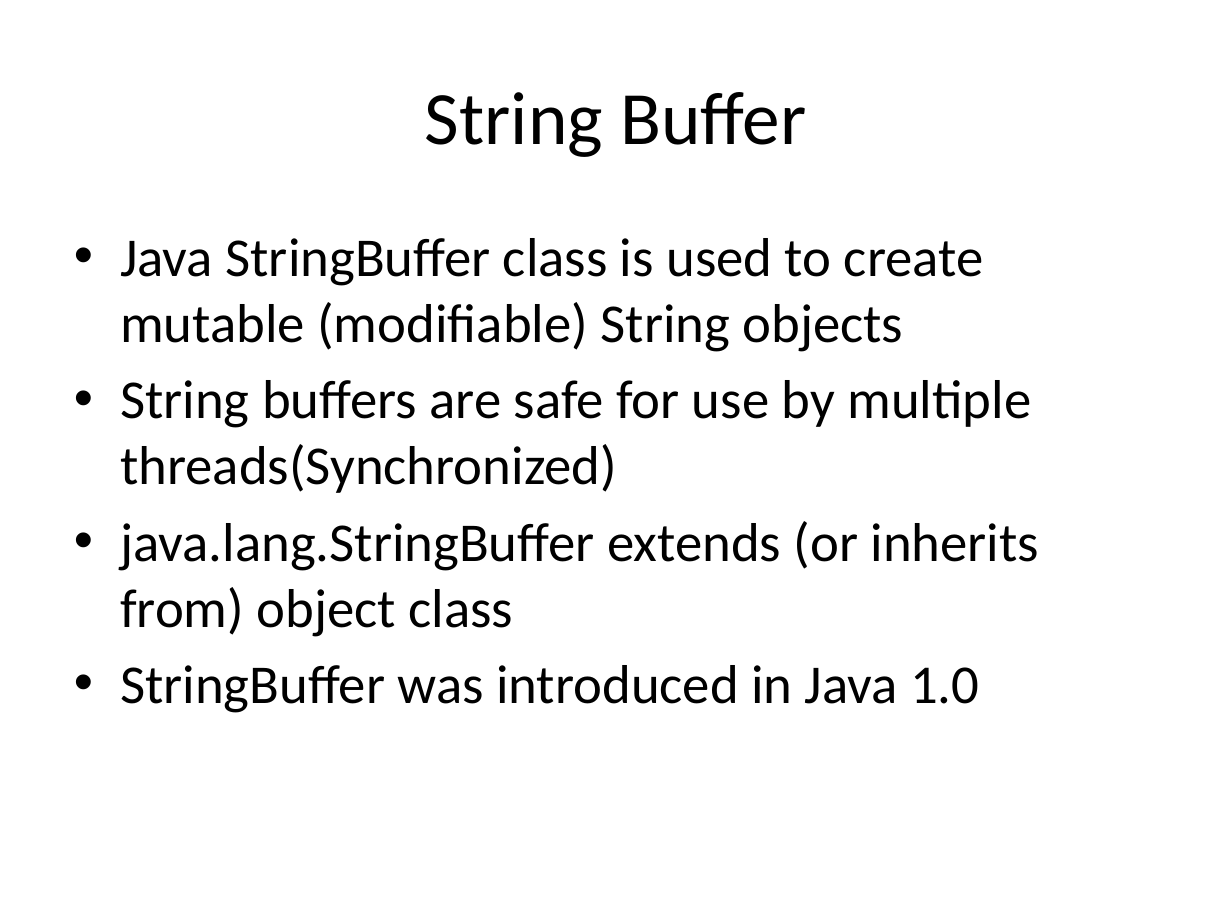
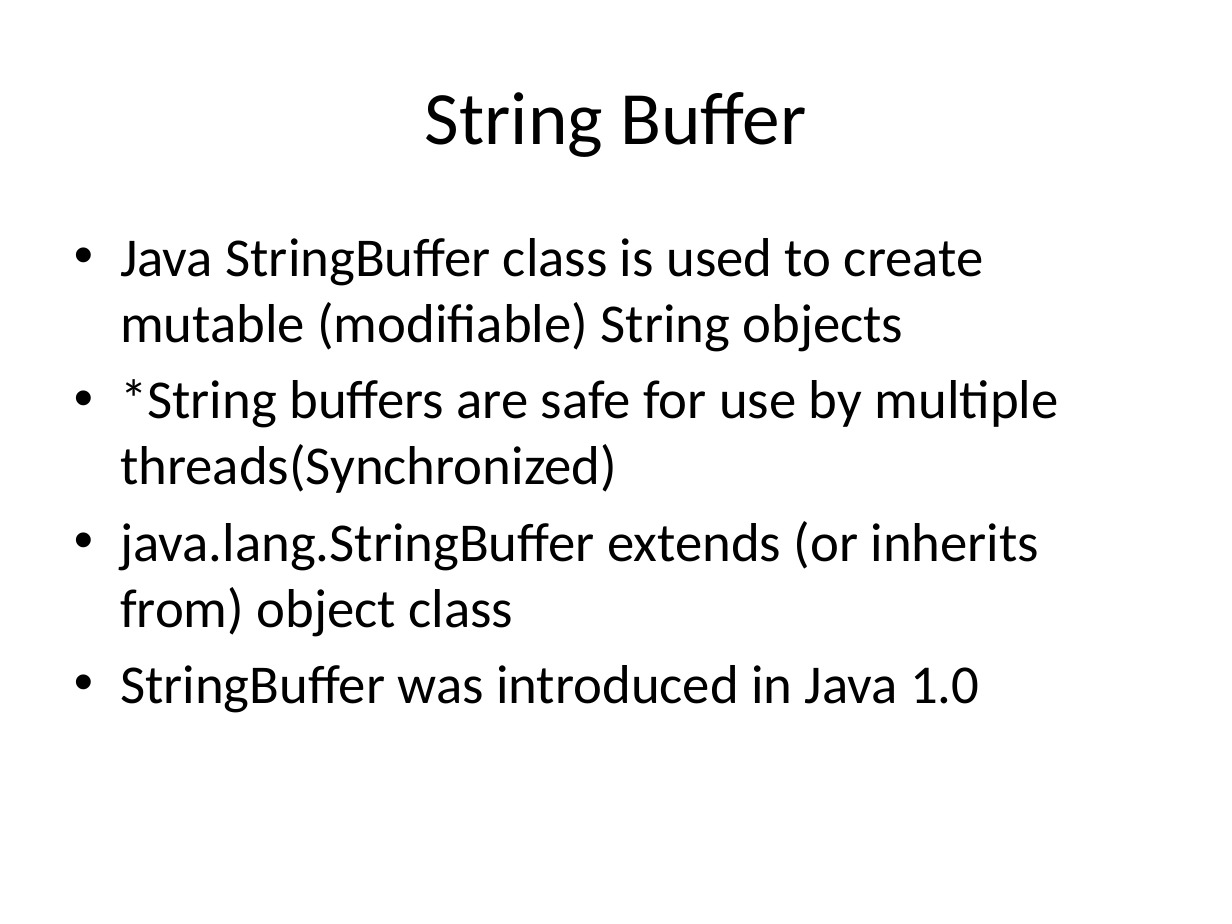
Before and after one commit to BesantJ2ee/Java_09_July_2022_10_30_Batch, a slide deck: slide 7 of PowerPoints/Module_4/String_StringBuffer_StringBuilder.pptx. Drawn at 1232x924 pixels with LibreOffice and Linux fonts; fonts in the diff are those of the drawing. Boxes give left, top, right and bottom in pixels: in the first picture for what was removed or moved away, otherwise in the second. Text is boxed around its words. In the diff, an @@ line names an element or a change of style, - is before the commit and + after.

```diff
--- a/PowerPoints/Module_4/String_StringBuffer_StringBuilder.pptx
+++ b/PowerPoints/Module_4/String_StringBuffer_StringBuilder.pptx
@@ text at (x1=120, y1=379, x2=1059, y2=493): text changed @@
-• String buffers are safe for use by multiple threads(Synchronized)
+• *String buffers are safe for use by multiple threads(Synchronized)
```
Also in this commit, not shown: 2 other slides changed, 8 other files.
